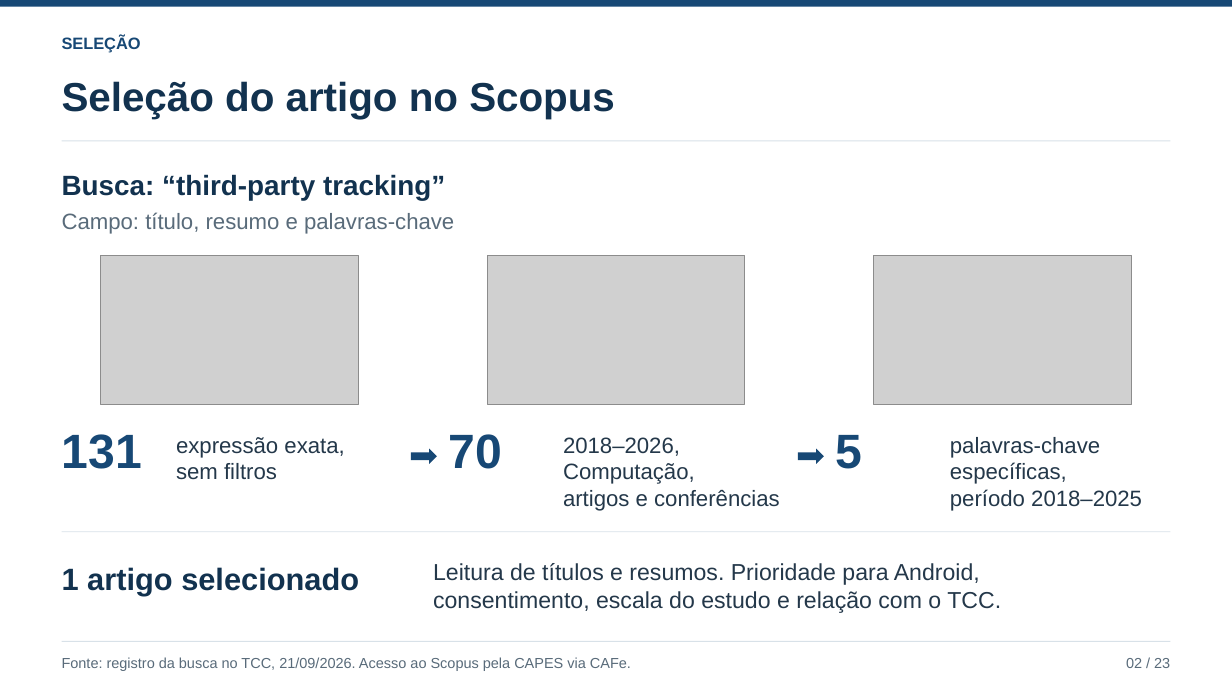
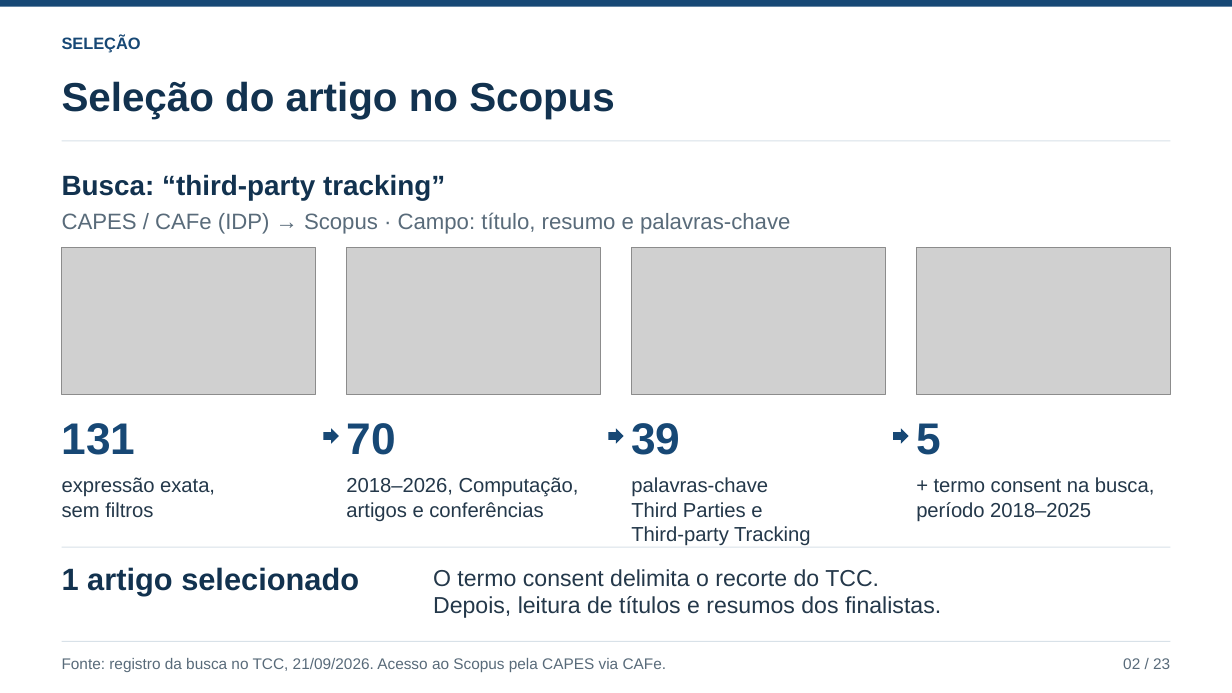
Before and after one commit to ClaudioAMF1/TCC, a slide deck: slide 2 of seminario/apresentacao/seminario-analise-de-artigo.pptx. Drawn at 1232x693 pixels with LibreOffice and Linux fonts; fonts in the diff are those of the drawing; grey boxes stand for pictures. Boxes give left, top, right and bottom in pixels: in the first picture for what was removed or moved away, otherwise in the second. Text is boxed around its words. In the diff, an @@ line names an element or a change of style, - is before the commit and + after.

```diff
--- a/seminario/apresentacao/seminario-analise-de-artigo.pptx
+++ b/seminario/apresentacao/seminario-analise-de-artigo.pptx
@@ text at [62, 212, 790, 234]: text changed @@
-Campo: título, resumo e palavras-chave
+CAPES / CAFe (IDP) → Scopus · Campo: título, resumo e palavras-chave
@@ picture: place and size @@
-picture at [100, 255, 358, 404]
+picture at [62, 248, 316, 395]
@@ picture: place and size @@
-picture at [487, 255, 745, 404]
+picture at [347, 248, 601, 395]
@@ picture added at [631, 248, 885, 395] @@
@@ picture: place and size @@
-picture at [874, 255, 1132, 404]
+picture at [917, 248, 1171, 395]
@@ text "131": place and size @@
-text "131" at [62, 434, 142, 469]
+text "131" at [62, 423, 136, 455]
@@ text "70": place and size @@
-text "70" at [448, 434, 502, 469]
+text "70" at [346, 423, 395, 455]
@@ size 37.5 to 34.5 pt in 3 elements at [346, 423, 395, 455], [62, 423, 136, 455], [916, 423, 941, 455] @@
@@ text "5": place and size @@
-text "5" at [835, 435, 862, 469]
+text "5" at [916, 423, 941, 455]
@@ right arrow: place and size @@
-right arrow at [411, 448, 437, 464]
+right arrow at [323, 429, 339, 445]
@@ right arrow added at [608, 429, 624, 445], fill #174875 @@
@@ text added at [631, 423, 680, 455], 34.5 pt, text #174875, bold @@
+39
@@ right arrow: place and size @@
-right arrow at [799, 448, 824, 464]
+right arrow at [894, 429, 909, 445]
@@ text "expressão exata,": place and size @@
-text "expressão exata," at [176, 437, 344, 480]
+text "expressão exata," at [62, 477, 215, 518]
@@ text "expressão exata," at [62, 477, 215, 518]: size 17.2 to 15.8 pt @@
@@ text "2018–2026, Computação," at [346, 477, 579, 521]: size 17.2 to 15.8 pt @@
@@ text "2018–2026, Computação,": place and size @@
-text "2018–2026, Computação," at [563, 437, 780, 511]
+text "2018–2026, Computação," at [346, 477, 579, 521]
@@ text added at [631, 477, 811, 546], 15.8 pt, text #24384A @@
+palavras-chave
+Third Parties e
+Third-party Tracking
@@ text "+ termo consent na busca,": place and size @@
-text "+ termo consent na busca," at [950, 437, 1142, 511]
+text "+ termo consent na busca," at [916, 477, 1154, 522]
@@ text at [934, 477, 1154, 495]: text changed; size 17.2 to 15.8 pt @@
-palavras-chave específicas,
++ termo consent na busca,
@@ text at [916, 502, 1091, 522]: size 17.2 to 15.8 pt in "período 2018–2025" @@
@@ rectangle: place and size @@
-rectangle at [62, 531, 1171, 532]
+rectangle at [62, 547, 1171, 548]
@@ text at [433, 569, 941, 618]: text changed @@
-Leitura de títulos e resumos. Prioridade para Android,
-consentimento, escala do estudo e relação com o TCC.
+O termo consent delimita o recorte do TCC.
+Depois, leitura de títulos e resumos dos finalistas.
@@ text "Fonte: registro da busca no ..." at [62, 658, 667, 672]: size 11.2 to 12 pt @@
@@ text "02 / 23" at [1123, 658, 1170, 669]: size 11.2 to 12 pt @@
```
Also in this commit, not shown: 24 other slides changed, 13 other files.
